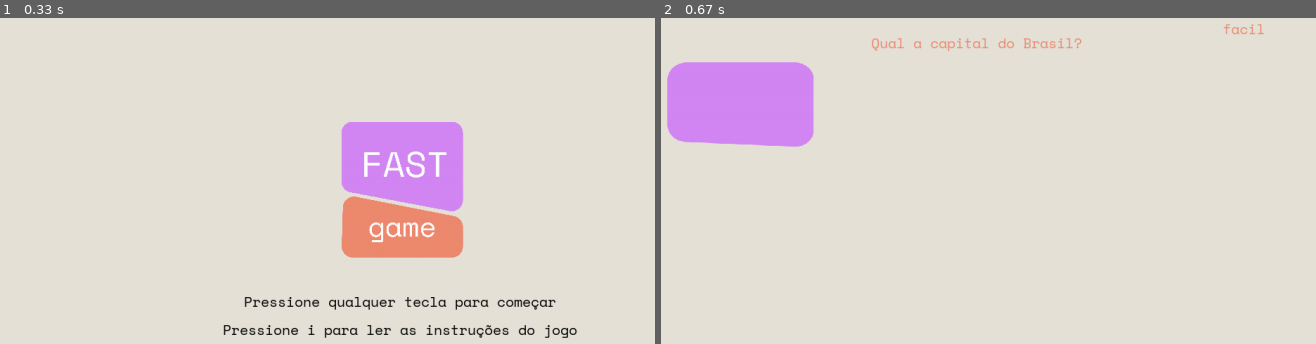
Above: before the commit, frames 1-2 (left to right).
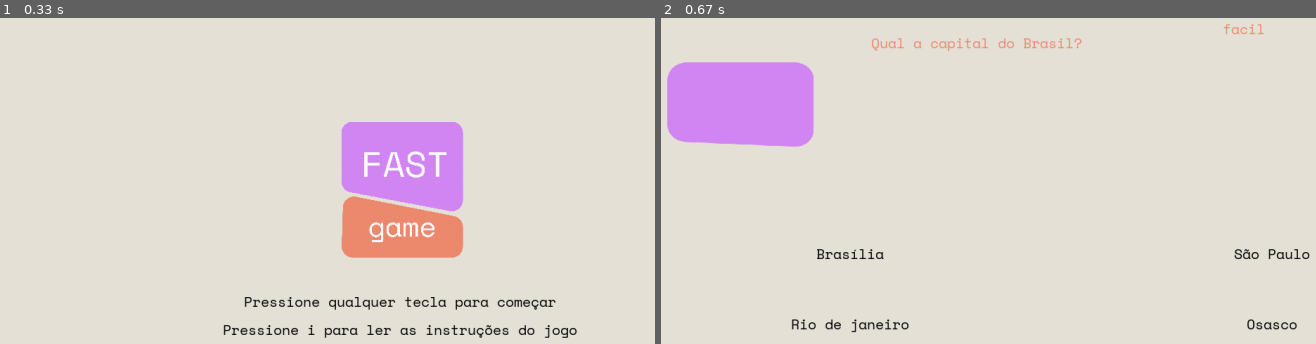
Above: after the commit, the same moments.

Repository: insper-classroom/devlife-23-1-projeto-pygame-jonas-pelegrina-gabriel-mendes
Game: pygame game, started from jogo.py
Same seed, same stepped clock (60 frames per second), same inputs: the game is played once before the commit and once after it.
Inputs:
- Up to frame 1 (0.33 s): no input
- Up to frame 2 (0.67 s): tap Enter at 0.33 s

Frame 1 is identical in both runs. In frame 2, 0.7% of the frame differs, in the area x 20-100%, y 70-97%.

Commit message:
Código atualizado.

Diff:
--- a/config.py
+++ b/config.py
@@ -1,3 +1,7 @@
+from perguntas_e_respostas import *
+from funcoes import *
+
+
 # Dados gerais do jogo.
 WIDTH = 1280 # Largura da tela
 HEIGHT = 720 # Altura da tela
@@ -7,3 +11,10 @@
 tela_de_inicio = True
 tela_de_instrucoes = False
 inicio_jogo = False
+pontuacao = 0
+dicionario_classificado = classifica_nivel(perguntas)
+questao_sorteada_facil = sorteia_questao(dicionario_classificado, 'facil')
+questao_sorteada_medio = sorteia_questao(dicionario_classificado, 'medio')
+
+
+print (perguntas)
--- a/funcoes.py
+++ b/funcoes.py
@@ -1,7 +1,7 @@
 from random import *
 from perguntas_e_respostas import *
 
-def sorteia_questao(perguntas,nivel):
+def classifica_nivel (perguntas):
     dicionario = {}
     for e in perguntas:
         for chaves, valores in e.items():
@@ -10,5 +10,8 @@
                     dicionario[valores].append (e)
                 else:
                     dicionario[valores] = [e]
+    return dicionario
+
+def sorteia_questao (dicionario, nivel):
     questao = choice(dicionario[nivel])
     return questao
--- a/jogo.py
+++ b/jogo.py
@@ -76,16 +76,28 @@
 
 
         elif inicio_jogo:
-            #Pergunta do jogo
-            fonte = fonte_jogo.render(sorteia_questao(perguntas,'facil')['titulo'], True, (238, 138, 111))
-            window.blit (fonte, (WIDTH/2 - fonte.get_width()/2 - 120, HEIGHT/10 - fonte.get_height()/2))
-            #Criando retangulo
+            # Pergunta do jogo
+            titulo = fonte_jogo.render(questao_sorteada_facil['titulo'], True, (238, 138, 111))
+            opcoes = questao_sorteada_facil['opcoes']
+            opcao_a = fonte_jogo.render(opcoes['A'], True, (0, 0, 0))
+            opcao_b = fonte_jogo.render(opcoes['B'], True, (0, 0, 0))
+            opcao_c = fonte_jogo.render(opcoes['C'], True, (0, 0, 0))
+            opcao_d = fonte_jogo.render(opcoes['D'], True, (0, 0, 0))
+            resposta = questao_sorteada_facil['correta']
+            window.blit (titulo, (WIDTH/2 - titulo.get_width()/2 - 120, HEIGHT/10 - titulo.get_height()/2))
+            window.blit (opcao_a, (WIDTH/2 - opcao_a.get_width()/2 - 300, HEIGHT/10 - opcao_a.get_height()/2 + 300))
+            window.blit (opcao_b, (WIDTH/2 - opcao_b.get_width()/2 - 300, HEIGHT/10 - opcao_b.get_height()/2 + 400))
+            window.blit (opcao_c, (WIDTH/2 - opcao_c.get_width()/2 + 300, HEIGHT/10 - opcao_c.get_height()/2 + 300))
+            window.blit (opcao_d, (WIDTH/2 - opcao_d.get_width()/2 + 300, HEIGHT/10 - opcao_d.get_height()/2 + 400))
+
+
+            # Criando retangulo
             window.blit(retangulo_a,(80, 100))
 
 
-            #Texto/Dificuldade
-            fonte = fonte_jogo.render(sorteia_questao(perguntas,'facil')['nivel'], True, (238, 138, 111))
-            window.blit (fonte, (WIDTH/2 + 230, HEIGHT/10 - fonte.get_height()/2 - 20))
+            # Texto/Dificuldade
+            nivel = fonte_jogo.render(questao_sorteada_facil['nivel'], True, (238, 138, 111))
+            window.blit (nivel, (WIDTH/2 + 230, HEIGHT/10 - nivel.get_height()/2 - 20))
 
 
     # Verifica eventos e consequência
